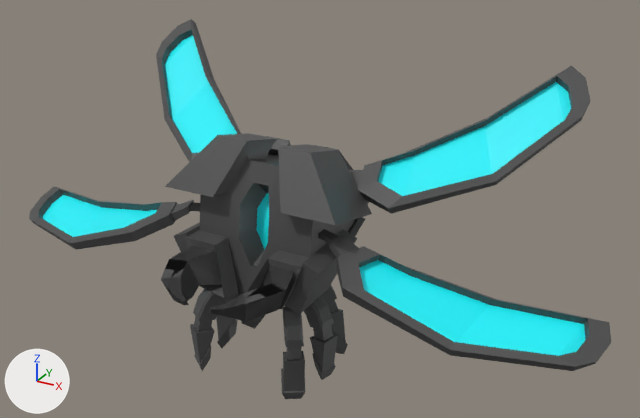
Two versions of the FBX model Assets/Resources/Mesh/BUGMODEL.fbx, one commit apart.
Both versions are drawn from a 50 mm camera at (2.2, -3.56, 1.68) aimed at (0.13, 0.21, -0.2). Every picture has the same lights, and +X, +Y and +Z are marked at lower left. Vertices at the same position are counted once.

The first picture shows 'Body', 'LegLeft', 'LegLeft.001', 'LegLeft.002', 'LegRight', 'LegRight.001', 'Wing1Left', 'Wing1Right', 'Wing2Left', 'Wing2Right'.
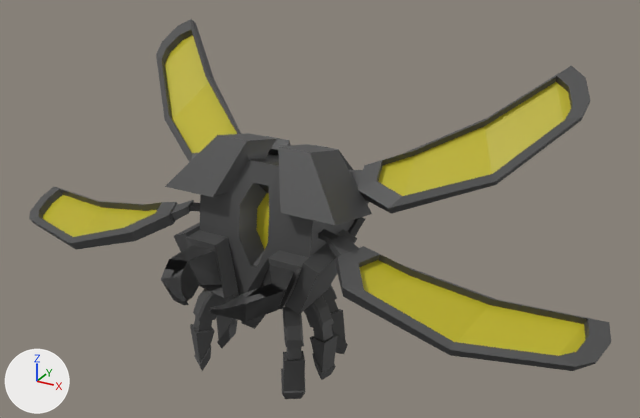
Where the change shows, as pixel boxes (x1, y1, x2, y2) in the pictures (640 x 418 px):
part 1 of me_cube_003, recoloured (cyan to yellow)
    both: (256, 193, 269, 249)
part 2 of me_cube_010, recoloured (cyan to yellow)
    both: (359, 260, 585, 356)
part 3 of me_cube_009, recoloured (cyan to yellow)
    both: (165, 35, 237, 153)
part 4 of me_cube_002, recoloured (cyan to yellow)
    both: (43, 195, 157, 237)
part 5 of me_cube_001, recoloured (cyan to yellow)
    both: (378, 82, 571, 196)

Diff of the bpy script that builds the scene:
```diff
--- a/Assets/Resources/Mesh/BUGMODEL.fbx.py
+++ b/Assets/Resources/Mesh/BUGMODEL.fbx.py
@@ mat_bug @@
+mat_bug = principled_material('BUG')
+mat_bug.base_color = (0.494, 0.435, 0.0139)  # yellow #bbb01f
@@ me_cube_002 @@
 me_cube_002.from_pydata(...)  # 76 vertices, 74 faces; spans x -1.705..-0.261, y -0.447..0.113, z -0.51..-0.137
 # used by ob_wing2left; location = (0.0, 0.0, 0.0)
-me_cube_002.materials.append(mat_enemy_002)  # dark grey #4b4b4b
+# me_cube_002 part 4: all 8 faces that had it switch from mat_bug_002 (cyan #0df5ff) to mat_bug (yellow #bbb01f)
+me_cube_002.materials.append(mat_enemy_010)  # dark grey #4b4b4b
@@ me_cube_010 @@
 me_cube_010.from_pydata(...)  # 76 vertices, 74 faces; spans x 0.261..1.705, y -0.447..0.113, z -0.51..-0.137
 # used by ob_wing2right; location = (0.0, 0.0, 0.0)
-me_cube_010.materials.append(mat_enemy_013)  # dark grey #4b4b4b
+# me_cube_010 part 2: all 8 faces that had it switch from mat_bug_013 (cyan #0df5ff) to mat_bug (yellow #bbb01f)
+me_cube_010.materials.append(mat_enemy_010)  # dark grey #4b4b4b
@@ me_cube_001 @@
 me_cube_001.from_pydata(...)  # 76 vertices, 74 faces; spans x 0.112..1.326, y 0.059..0.961, z -0.084..0.543
 # used by ob_wing1right; location = (0.0, 0.0, 0.0)
-me_cube_001.materials.append(mat_enemy_001)  # dark grey #4b4b4b
+# me_cube_001 part 5: all 8 faces that had it switch from mat_bug_001 (cyan #0df5ff) to mat_bug (yellow #bbb01f)
+me_cube_001.materials.append(mat_enemy_010)  # dark grey #4b4b4b
@@ me_cube_009 @@
 me_cube_009.from_pydata(...)  # 76 vertices, 74 faces; spans x -1.326..-0.112, y 0.059..0.961, z -0.084..0.543
 # used by ob_wing1left; location = (0.0, 0.0, 0.0)
-me_cube_009.materials.append(mat_enemy_012)  # dark grey #4b4b4b
+# me_cube_009 part 3: all 8 faces that had it switch from mat_bug_012 (cyan #0df5ff) to mat_bug (yellow #bbb01f)
+me_cube_009.materials.append(mat_enemy_010)  # dark grey #4b4b4b
@@ me_cube_003 @@
 me_cube_003.from_pydata(...)  # 278 vertices, 250 faces; spans x -0.487..0.487, y -0.732..0.48, z -0.587..0.251
 # used by ob_body; location = (0.0, 0.0, 0.0)
-me_cube_003.materials.append(mat_enemy_003)  # dark grey #4b4b4b
+# me_cube_003 part 1: all 12 faces that had it switch from mat_bug_003 (cyan #0df5ff) to mat_bug (yellow #bbb01f)
+me_cube_003.materials.append(mat_enemy_010)  # dark grey #4b4b4b
```
